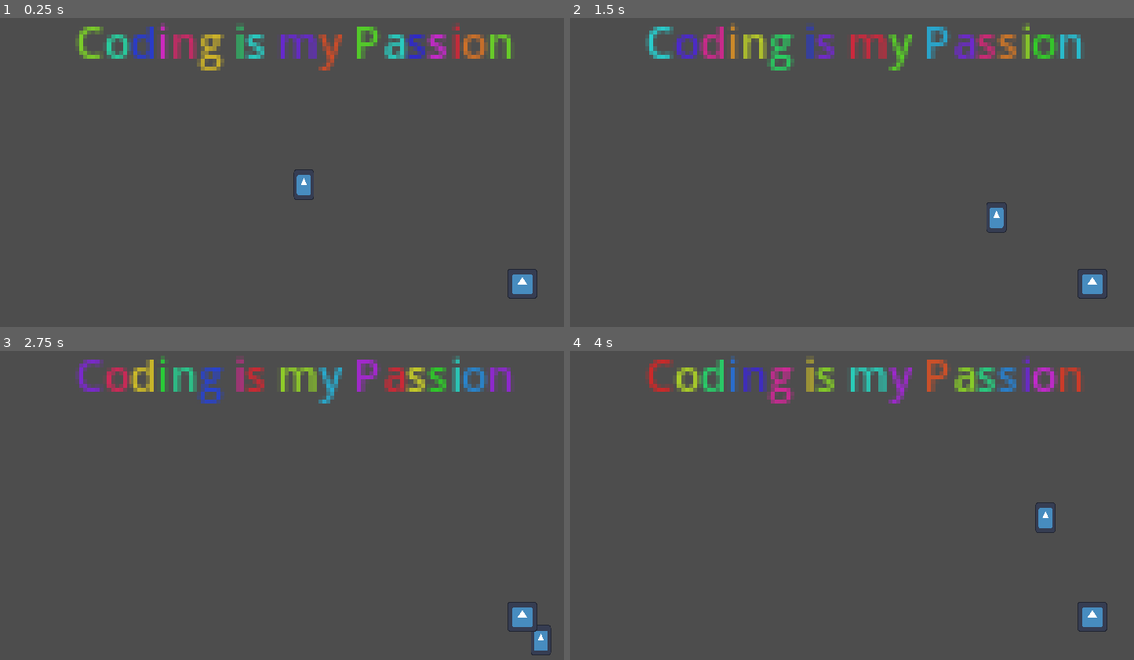
Above: before the commit, frames 1-4 (two rows, left to right).
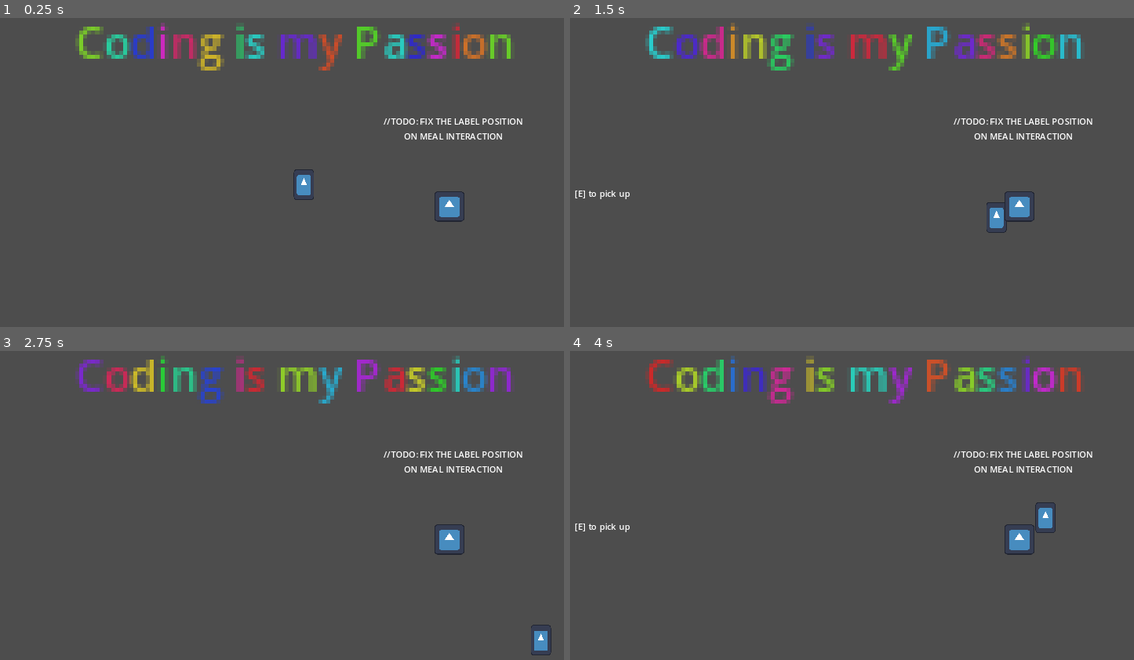
Above: after the commit, the same moments.

Repository: NuTrynity/Little-Cat-Cafe
Game: Godot game, scene res://scene_0.tscn
Two runs of this game, one before a commit and one after it. Both use one fixed random seed, a clock stepped at 60 frames per second and the inputs below. The engine's default icon, where the game draws it, is replaced by a stand-in: a white triangle on a blue panel in a dark square.
Inputs:
- Up to frame 1 (0.25 s): no input
- Up to frame 2 (1.5 s): tap Enter (ui_accept) at 0.5, 0.77 s; hold Right (move_right) 0.53-1.28 s; hold E (interact) 0.53-1.28 s; hold S (move_down) from 1.28 s (still down); tap E (interact) at 1.35 s
- Up to frame 3 (2.75 s): tap Enter (ui_accept) at 1.52 s; release S (move_down) at 2.03 s; hold Right (move_right) from 2.03 s (still down); hold E (interact) from 2.03 s (still down)
- Up to frame 4 (4 s): release Right (move_right) at 2.78 s; release E (interact) at 2.78 s; hold W (move_up) 2.78-3.53 s; tap E (interact) at 2.85 s; tap Enter (ui_accept) at 3.02, 3.77 s; hold A (move_left) from 3.53 s (still down); hold E (interact) from 3.53 s (still down)

The runs differ from the first frame. In frame 1, 1.0% of the frame differs, in the area x 68-96%, y 32-91%; in frame 2, 1.1%, in the area x 0-96%, y 32-91%; in frame 3, 1.0%; in frame 4, 1.1%.

Commit message:
added a test on picking up meals

Diff:
--- a/Nodes/Components/interaction_manager.tscn
+++ b/Nodes/Components/interaction_manager.tscn
@@ -14,6 +14,7 @@
 offset_right = 52.5
 offset_bottom = 26.0
 grow_horizontal = 2
+size_flags_horizontal = 4
 text = "[E] to Interact"
 horizontal_alignment = 1
 vertical_alignment = 1
--- a/Nodes/Templates/meal_template.tscn
+++ b/Nodes/Templates/meal_template.tscn
@@ -1,10 +1,11 @@
-[gd_scene load_steps=4 format=3 uid="uid://ccj36o3ms00es"]
+[gd_scene load_steps=5 format=3 uid="uid://ccj36o3ms00es"]
 
 [ext_resource type="Texture2D" uid="uid://dihxiy5pndnot" path="res://icon.svg" id="1_j0jkx"]
 [ext_resource type="Script" path="res://Scripts/ObjectScripts/meal_template.gd" id="1_xfh3l"]
+[ext_resource type="PackedScene" uid="uid://838dejx73cqo" path="res://Nodes/Components/interation_area.tscn" id="3_ptfvw"]
 
-[sub_resource type="CircleShape2D" id="CircleShape2D_k54am"]
-radius = 120.416
+[sub_resource type="CircleShape2D" id="CircleShape2D_k6yk0"]
+radius = 134.093
 
 [node name="MealTemplate" type="Node2D"]
 script = ExtResource("1_xfh3l")
@@ -13,9 +14,8 @@
 scale = Vector2(0.435547, 0.435547)
 texture = ExtResource("1_j0jkx")
 
-[node name="PickUpArea" type="Area2D" parent="."]
+[node name="InteractionArea" parent="." instance=ExtResource("3_ptfvw")]
+action_name = "pick up"
 
-[node name="Area" type="CollisionShape2D" parent="PickUpArea"]
-shape = SubResource("CircleShape2D_k54am")
-
-[connection signal="body_entered" from="PickUpArea" to="." method="_on_pick_up_area_body_entered"]
+[node name="CollisionShape2D" type="CollisionShape2D" parent="InteractionArea"]
+shape = SubResource("CircleShape2D_k6yk0")
--- a/Scripts/ObjectScripts/meal_template.gd
+++ b/Scripts/ObjectScripts/meal_template.gd
@@ -1,7 +1,9 @@
 extends Node2D
 
-var player_position = null
+@onready var interaction_area = $InteractionArea
 
-func _on_pick_up_area_body_entered(body):
-	if body.has_method("take_meal"):
-		player_position = body.global_position
+func _ready():
+	interaction_area.interact = Callable(self, "_on_pick_up")
+
+func _on_pick_up():
+	print('Meal Picked Up! Congratulations for making a very complex code just for this!')
--- a/project.godot
+++ b/project.godot
@@ -21,8 +21,8 @@
 
 [display]
 
-window/size/window_width_override=960
-window/size/window_height_override=540
+window/size/window_width_override=640
+window/size/window_height_override=360
 window/stretch/mode="canvas_items"
 window/stretch/aspect="keep_height"
 
--- a/scene_0.tscn
+++ b/scene_0.tscn
@@ -7,9 +7,6 @@
 
 [node name="Player" parent="." instance=ExtResource("1_5ew65")]
 position = Vector2(604, 319)
-
-[node name="MealTemplate" parent="." instance=ExtResource("2_is6ru")]
-position = Vector2(1005, 501)
 
 [node name="UI" type="CanvasLayer" parent="."]
 
@@ -24,3 +21,16 @@
 scale = Vector2(5, 5)
 bbcode_enabled = true
 text = "[rainbow]Coding is my Passion"
+
+[node name="Label" type="Label" parent="UI"]
+offset_left = 750.0
+offset_top = 192.0
+offset_right = 1006.0
+offset_bottom = 218.0
+text = "//TODO: FIX THE LABEL POSITION
+ON MEAL INTERACTION"
+horizontal_alignment = 1
+vertical_alignment = 1
+
+[node name="MealTemplate" parent="." instance=ExtResource("2_is6ru")]
+position = Vector2(871, 359)
